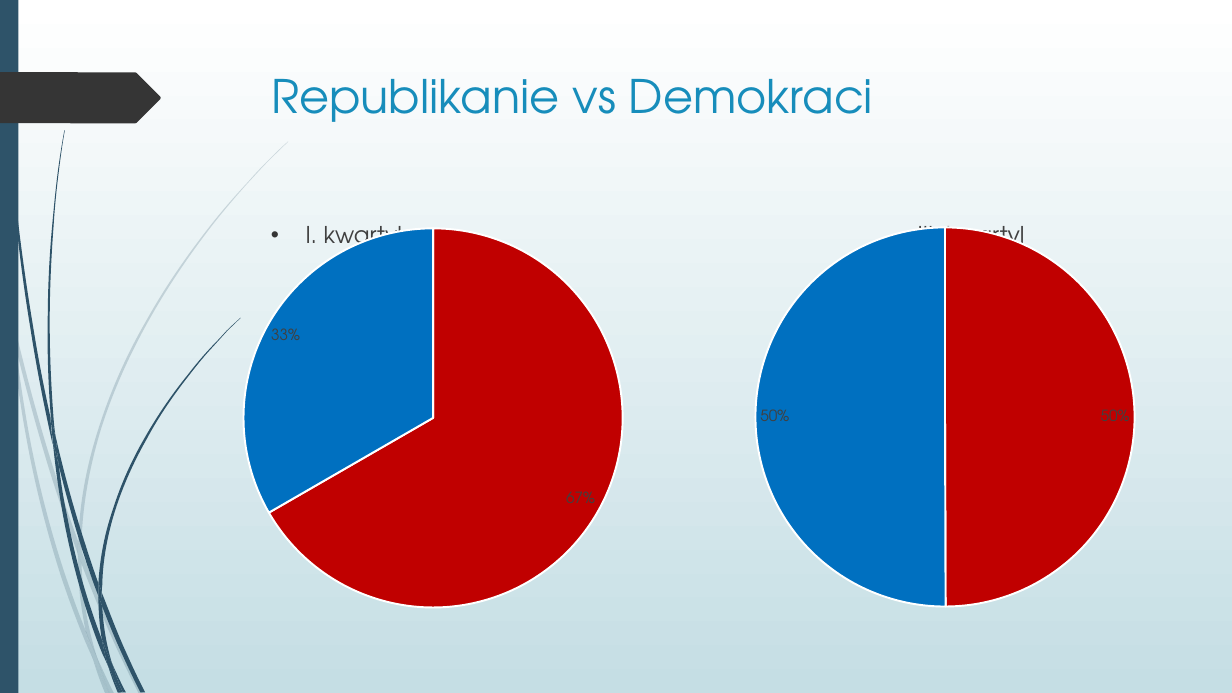
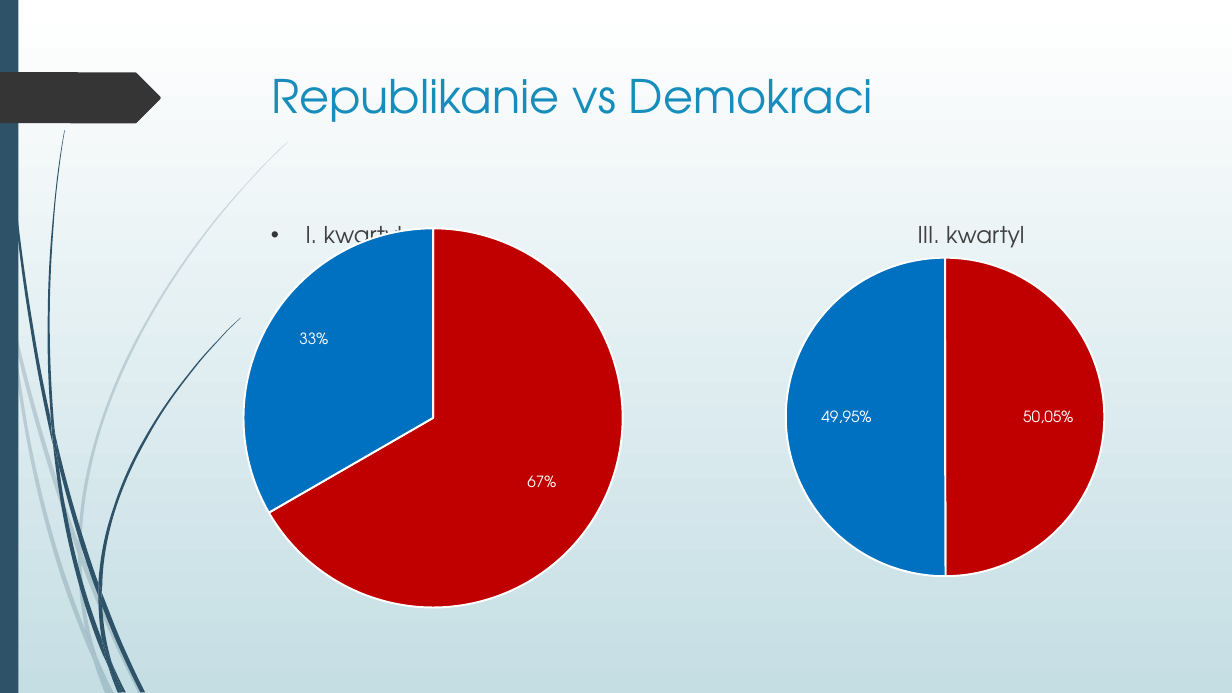
Before and after one commit to infoshareacademy/jdszr5-paradoma, a slide deck: slide 5 of projekt-sql.pptx. Drawn at 1232x693 pixels with LibreOffice and Linux fonts; fonts in the diff are those of the drawing. Boxes give left, top, right and bottom in pixels: in the first picture for what was removed or moved away, otherwise in the second. Text is boxed around its words. In the diff, an @@ line names an element or a change of style, - is before the commit and + after.

```diff
--- a/projekt-sql.pptx
+++ b/projekt-sql.pptx
@@ pie chart at box(205, 215, 661, 620) @@
@@ data labels of Series 1 changed @@
@@ pie chart at box(717, 214, 1173, 619) @@
@@ data labels of Series 1 changed @@
```
Also in this commit, not shown: 2 other slides changed, 9 slides added, 1 slide removed.
